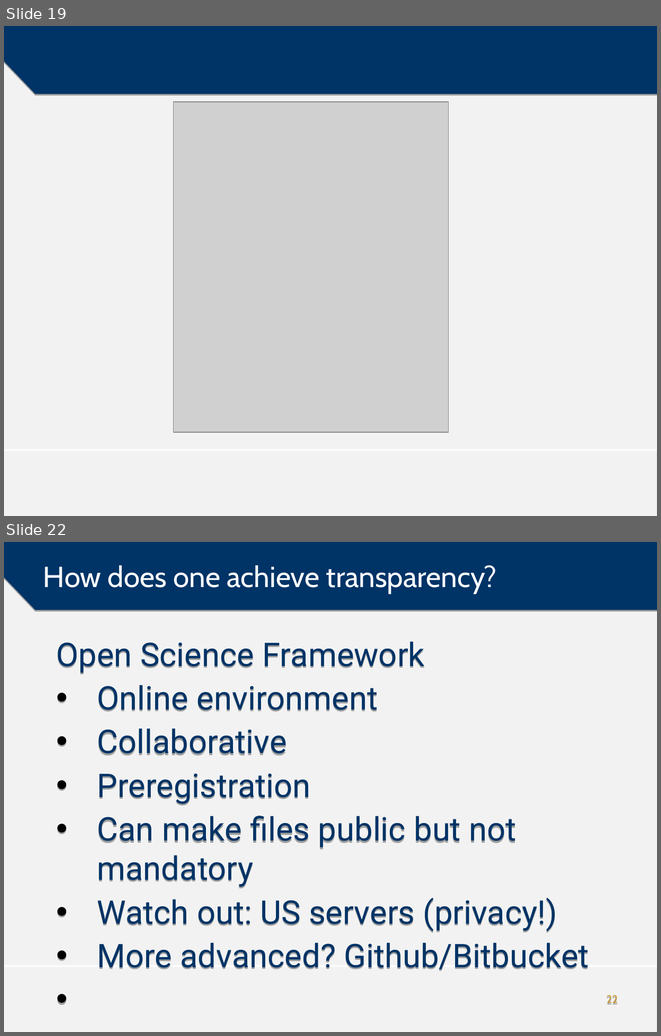
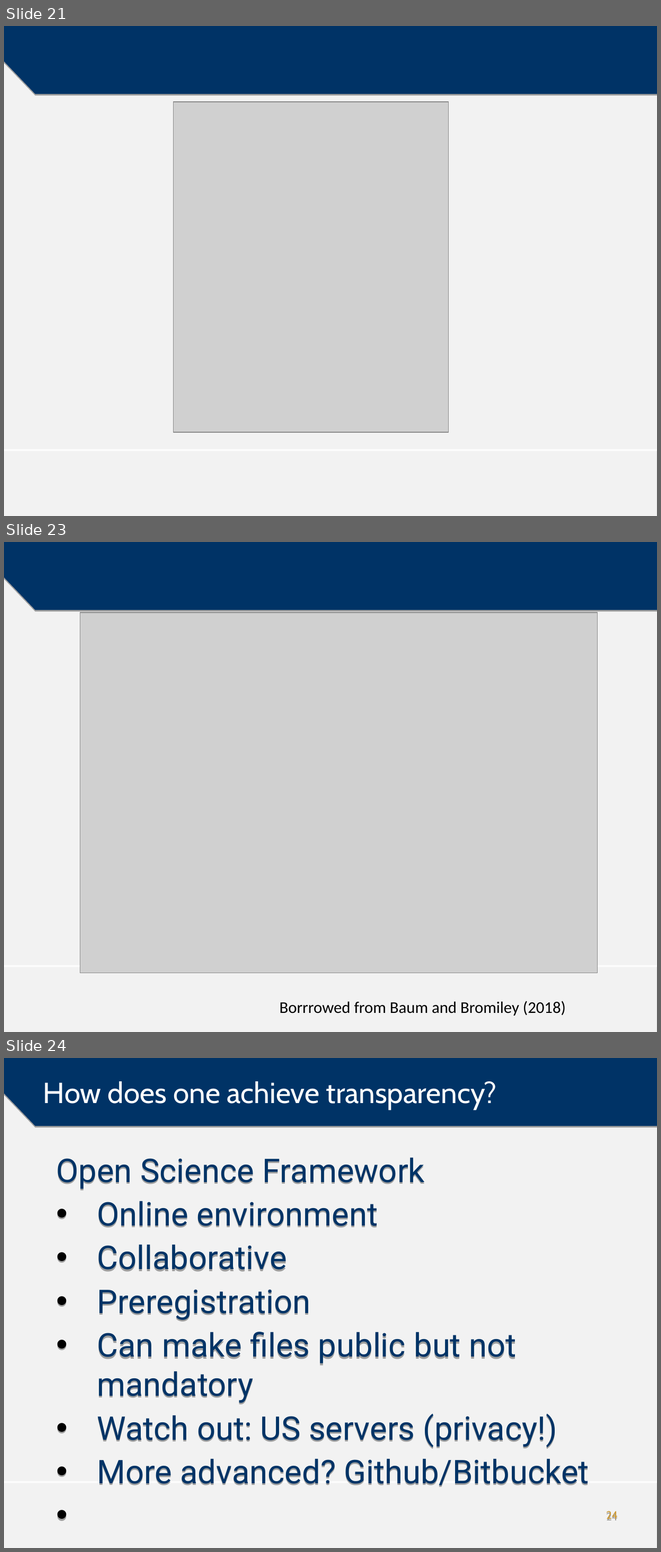
Before and after one commit to mzelst/talks, a slide deck: 2017/20171004 rema data package/20171004 Data packaging - A practical approach.odp. Shown one above the other, each under a label of ours: slides 19 and 22 before the commit, slides 21, 23 and 24 after it; the slides between them are not shown. The pictures are 661x1036 and 661x1552 pixels, drawn with LibreOffice and Linux fonts; fonts in the diff are those of the drawing; grey boxes stand for pictures; background and template pictures are left out. Boxes give left, top, right and bottom in pixels: in the first picture for what was removed or moved away, otherwise in the second. Text is boxed around its words. In the diff, an @@ line names an element or a change of style, - is before the commit and + after.

```diff
--- a/2017/20171004 rema data package/20171004 Data packaging - A practical approach.odp
+++ b/2017/20171004 rema data package/20171004 Data packaging - A practical approach.odp
@@ slide 23 added at (4,542,657,1032), background #F2F2F2; not listed: 2 template elements that a slide beside it also shows @@
@@ picture added at (80,612,597,973) @@
@@ text added at (280,1000,566,1015), 18 pt, text #000000 @@
+Borrrowed from Baum and Bromiley (2018)
@@ what was slide 19 is now slide 21 @@
@@ what was slide 22 is now slide 24 @@
@@ page number at (606,1511,618,1520): text changed @@
-22
+24
```
Also in this commit, not shown: 1 other slide added, 9 other files.
